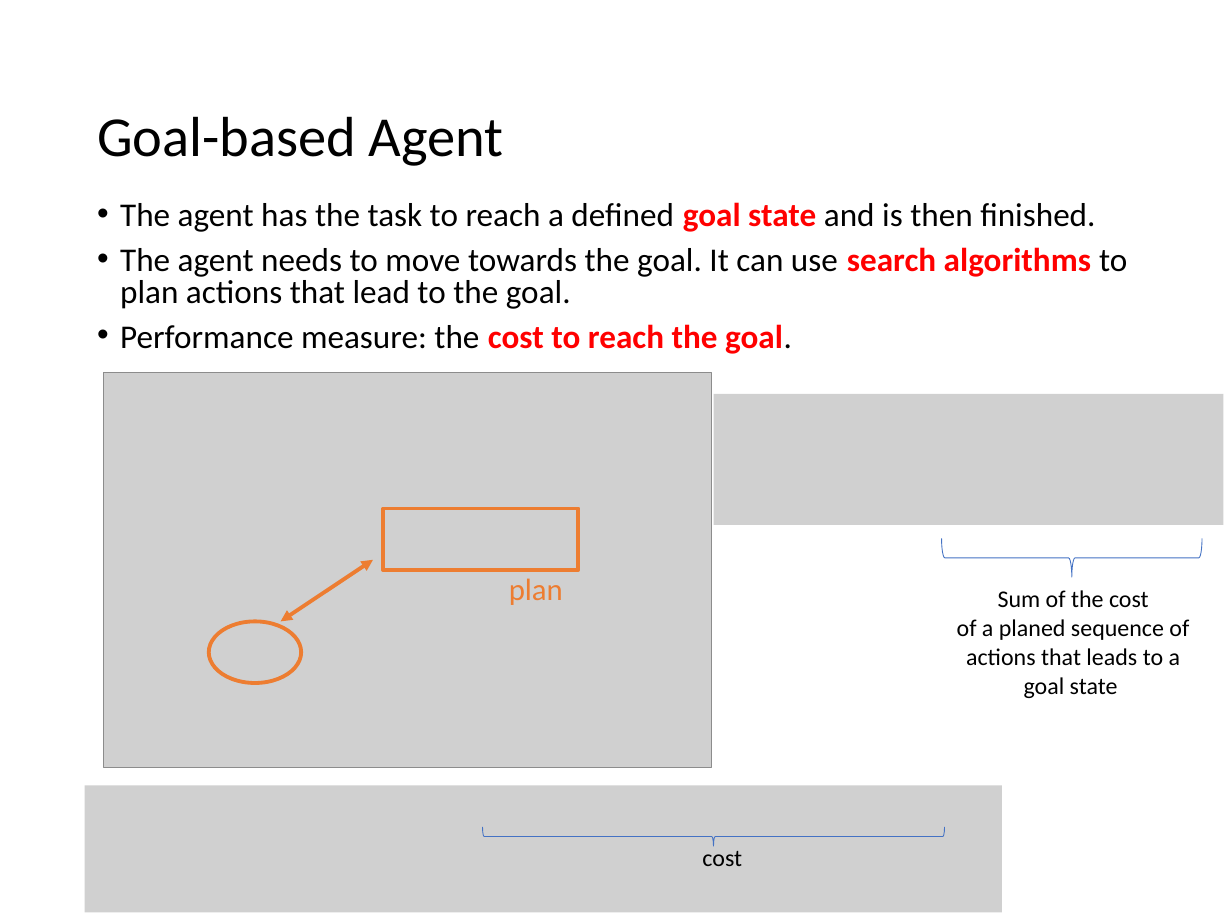
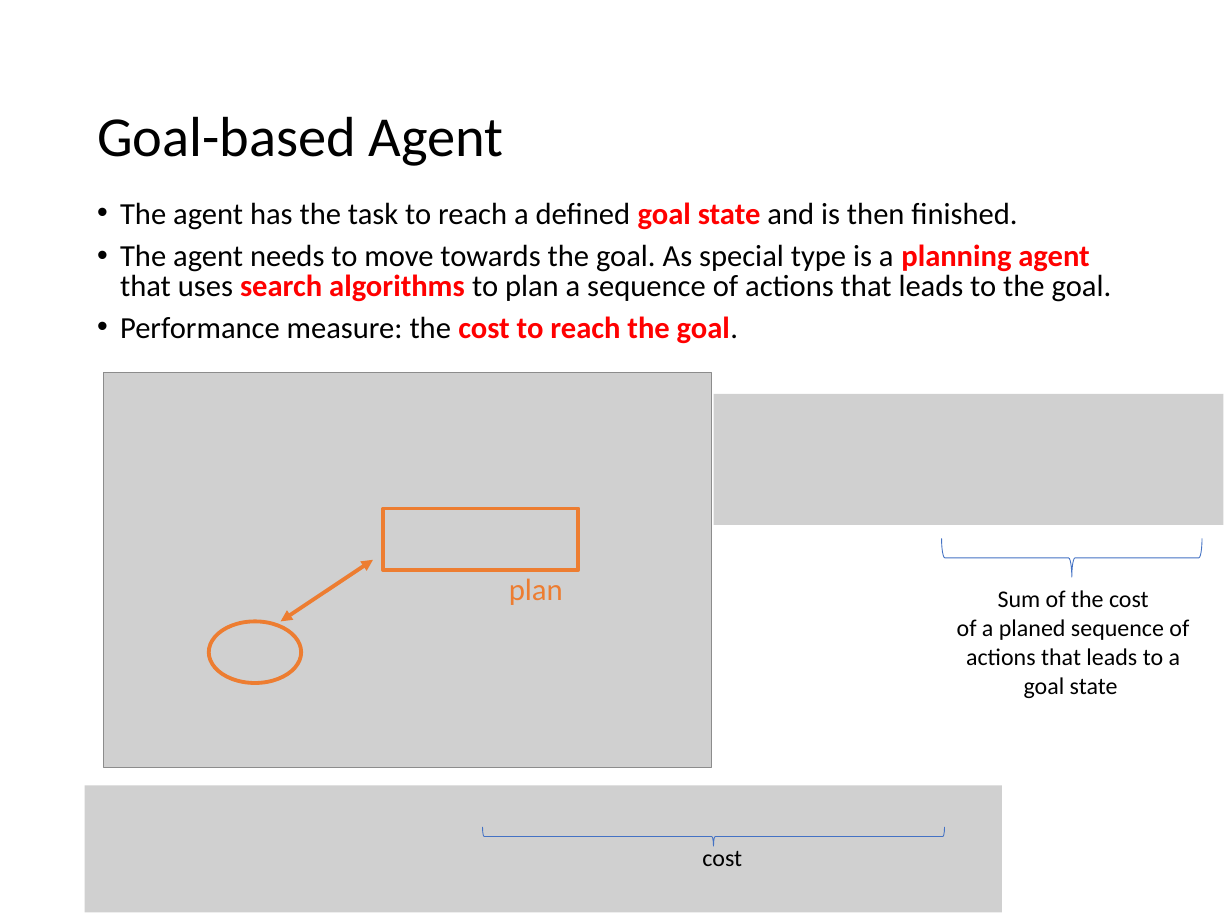
Before and after one commit to mhahsler/CS7320-AI, a slide deck: slide 28 of slides/02_agents.pptx. Drawn at 1232x924 pixels with LibreOffice and Linux fonts; fonts in the diff are those of the drawing; grey boxes stand for pictures. Boxes give left, top, right and bottom in pixels: in the first picture for what was removed or moved away, otherwise in the second. Text is boxed around its words. In the diff, an @@ line names an element or a change of style, - is before the commit and + after.

Commit message:
improved description of planning agents.

```diff
--- a/slides/02_agents.pptx
+++ b/slides/02_agents.pptx
@@ text at (x1=120, y1=202, x2=1017, y2=344): size 19.4 to 17.9 pt in "The agent has the task to reach ...", "Performance measure: the cost to reach the ..." @@
@@ text at (x1=120, y1=244, x2=1112, y2=302): text changed; size 19.4 to 17.9 pt @@
-• The agent needs to move towards the goal. It can use search algorithms to plan actions that lead to the goal.
+• The agent needs to move towards the goal. As special type is a planning agent that uses search algorithms to plan a sequence of actions that leads to the goal.
```
Also in this commit, not shown: 2 other slides changed, 1 slide added, 3 other files.
